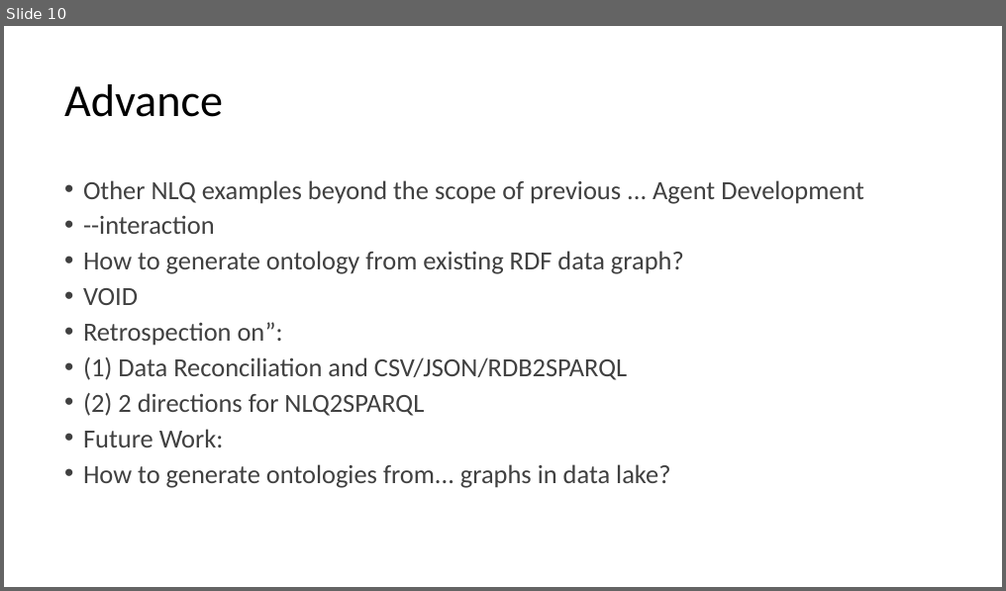
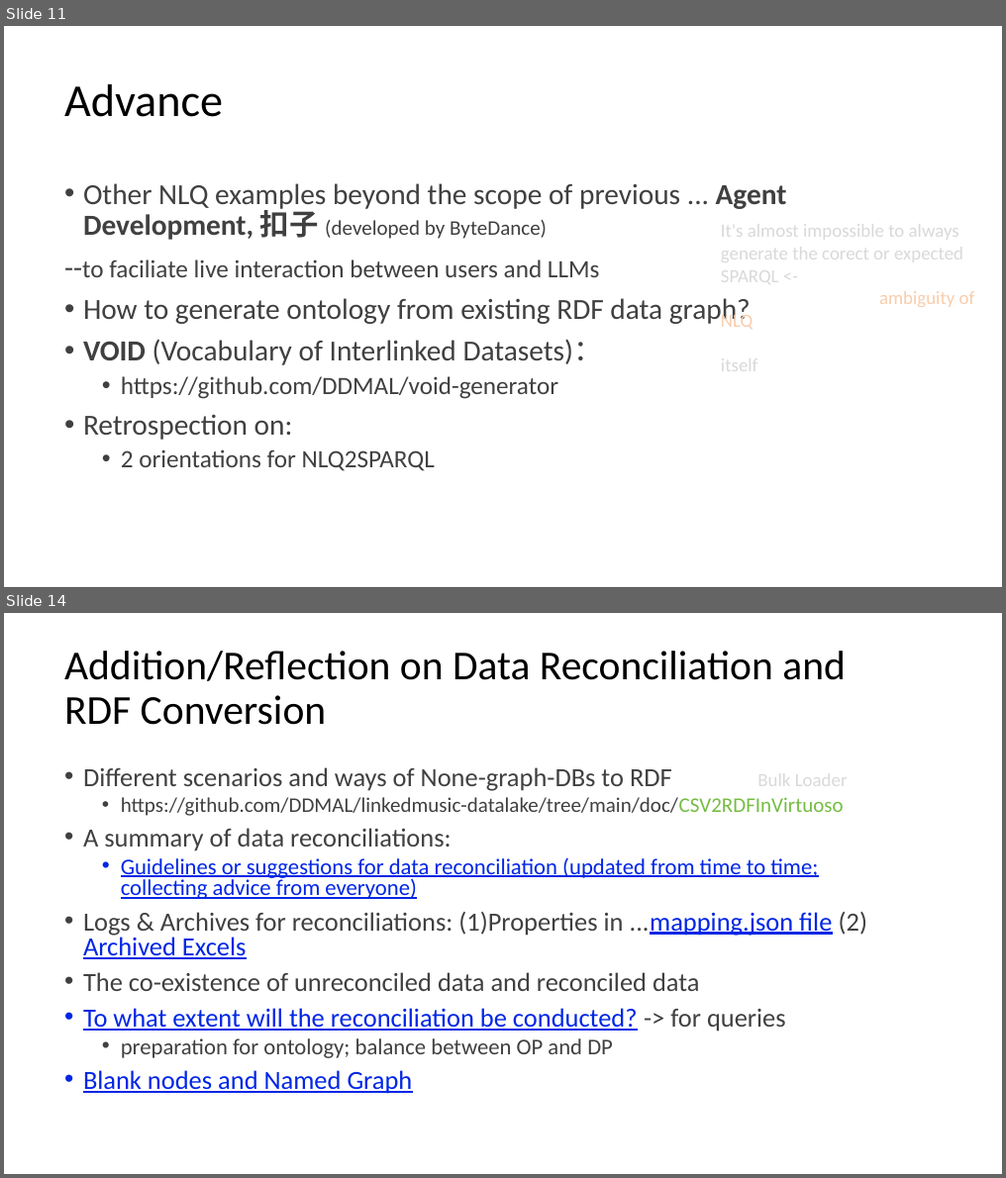
Before and after one commit to DDMAL/linkedmusic-queries, a slide deck: handOver_generalReviewOf_LinkedMusicQueries2024-2025.pptx. Shown one above the other, each under a label of ours: slide 10 before the commit, slides 11 and 14 after it; the slides between them are not shown. The pictures are 1006x591 and 1006x1178 pixels, drawn with LibreOffice and Linux fonts; fonts in the diff are those of the drawing. Boxes give left, top, right and bottom in pixels: in the first picture for what was removed or moved away, otherwise in the second. Text is boxed around its words. In the diff, an @@ line names an element or a change of style, - is before the commit and + after.

```diff
--- a/handOver_generalReviewOf_LinkedMusicQueries2024-2025.pptx
+++ b/handOver_generalReviewOf_LinkedMusicQueries2024-2025.pptx
@@ slide 14 added at [4,613,1002,1174], background #FFFFFF @@
@@ title added at [64,651,846,725], 39.6 pt, text #000000 @@
+Addition/Reflection on Data Reconciliation and RDF Conversion
@@ text added at [83,767,867,1094], 25.2 pt, text #404040 @@
+• Different scenarios and ways of None-graph-DBs to RDF
+  • https://github.com/DDMAL/linkedmusic-datalake/tree/main/doc/CSV2RDFInVirtuoso
+• A summary of data reconciliations:
+  • Guidelines or suggestions for data reconciliation (updated from time to time; collecting advice from everyone)
+• Logs & Archives for reconciliations: (1)Properties in ...mapping.json file (2) Archived Excels
+• The co-existence of unreconciled data and reconciled data
+• To what extent will the reconciliation be conducted? -> for queries
+  • preparation for ontology; balance between OP and DP
+• Blank nodes and Named Graph
@@ text added at [757,768,847,791], 18 pt, text #D9D9D9 @@
+Bulk Loader
@@ what was slide 10 is now slide 11 @@
@@ slide 11 changed as well @@
@@ text at [82,183,787,277]: text changed; size 25.2 to 28 pt @@
-• Other NLQ examples beyond the scope of previous ... Agent Development
-• --interaction
+• Other NLQ examples beyond the scope of previous ... Agent Development, 扣子 (developed by ByteDance)
+--to faciliate live interaction between users and LLMs
@@ text added at [721,220,975,330], 18 pt, text #D9D9D9 @@
+It's almost impossible to always generate the corect or expected SPARQL <- *****************ambiguity of NLQ
+itself
@@ text at [83,298,750,326]: size 25.2 to 28 pt in "How to generate ontology from existing RDF ..."; line spacing 0.8 to 0.9 @@
@@ text at [83,339,603,472]: text changed; size 25.2 to 24 pt @@
-• VOID
-• Retrospection on”:
-• (1) Data Reconciliation and CSV/JSON/RDB2SPARQL
-• (2) 2 directions for NLQ2SPARQL
-• Future Work:
-• How to generate ontologies from... graphs in data lake?
+• VOID (Vocabulary of Interlinked Datasets)：
+  • https://github.com/DDMAL/void-generator
+• Retrospection on:
+  • 2 orientations for NLQ2SPARQL
```
Also in this commit, not shown: 9 other slides changed, 3 other slides added, 1 other file.
